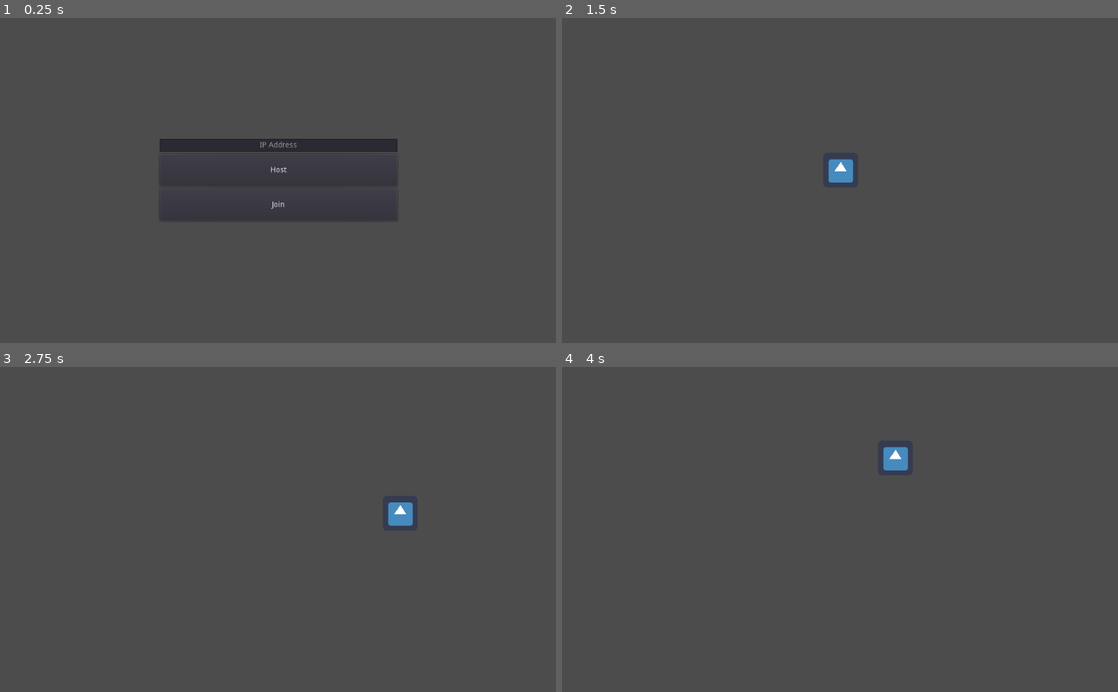
Above: before the commit, frames 1-4 (two rows, left to right).
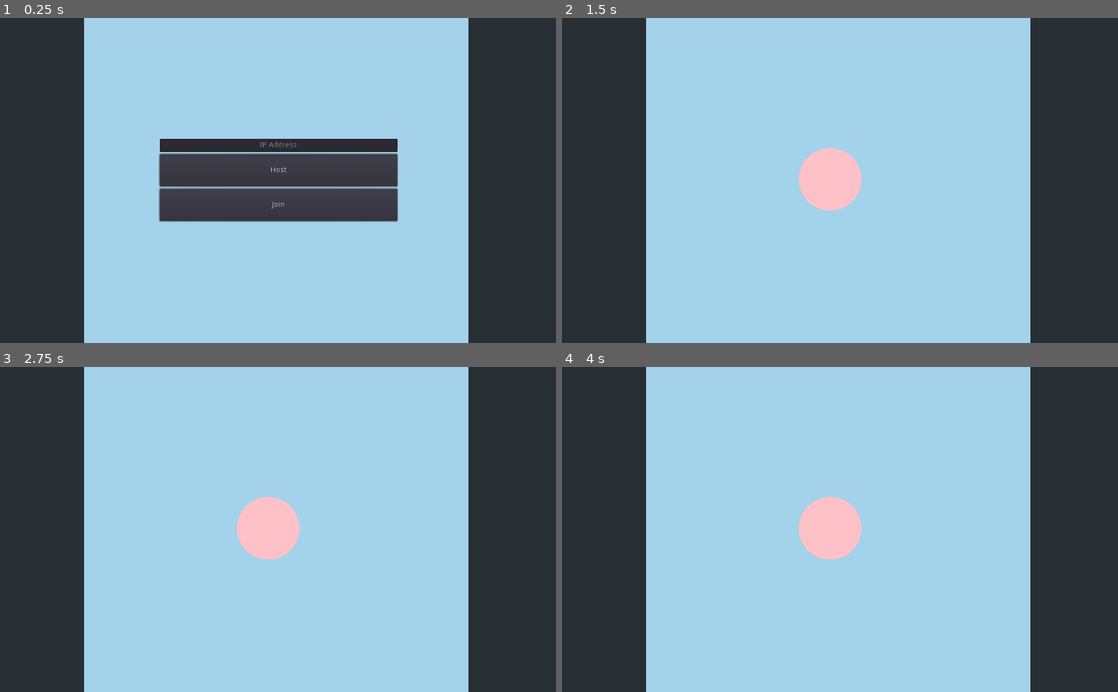
Above: after the commit, the same moments.

Repository: MikeTeok/LouSangOnline
Game: Godot game, scene res://scenes/Game.tscn
Same seed, same stepped clock (60 frames per second), same inputs: the game is played once before the commit and once after it. The engine's default icon, where the game draws it, is replaced by a stand-in: a white triangle on a blue panel in a dark square.
Inputs (mouse positions are in pixels of both pictures, inside the frame that each line leads up to):
- Up to frame 1 (0.25 s): no input
- Up to frame 2 (1.5 s): click (840, 144) at 0.52 s; type "12" at 0.6 s; click "Host" at 1.25 s
- Up to frame 3 (2.75 s): tap Enter at 2 s; move the mouse to (400, 513) at 2.02 s
- Up to frame 4 (4 s): tap Space at 2.75 s; move the mouse to (728, 545) at 2.77 s; tap Enter at 3.5 s; move the mouse to (895, 458) at 3.52 s

The runs differ from the first frame. In frame 1, 90% of the frame differs, in the area x 0-100%, y 0-100%; in frame 2, 100%; in frame 3, 100%; in frame 4, 100%.

Commit message:
started 3d
started 3d

Diff:
--- a/scenes/Game.tscn
+++ b/scenes/Game.tscn
@@ -1,9 +1,15 @@
-[gd_scene load_steps=3 format=2]
+[gd_scene load_steps=5 format=2]
 
 [ext_resource path="res://scripts/NetworkSetup.gd" type="Script" id=1]
 [ext_resource path="res://scripts/Game.gd" type="Script" id=2]
 
-[node name="Game" type="Node2D"]
+[sub_resource type="BoxShape" id=1]
+extents = Vector3( 25, 1, 25 )
+
+[sub_resource type="PlaneMesh" id=2]
+size = Vector2( 50, 50 )
+
+[node name="Game" type="Spatial"]
 script = ExtResource( 2 )
 
 [node name="NetworkSetup" type="Control" parent="."]
@@ -33,6 +39,8 @@
 margin_bottom = 24.0
 align = 1
 placeholder_text = "IP Address"
+caret_blink = true
+caret_blink_speed = 0.5
 
 [node name="Host_button" type="Button" parent="NetworkSetup/VBoxContainer"]
 margin_top = 28.0
@@ -48,6 +56,22 @@
 rect_min_size = Vector2( 0, 60 )
 text = "Join"
 
+[node name="Floor" type="StaticBody" parent="."]
+
+[node name="CollisionShape" type="CollisionShape" parent="Floor"]
+transform = Transform( 1, 0, 0, 0, 1, 0, 0, 0, 1, 0, -1, 0 )
+shape = SubResource( 1 )
+
+[node name="CSGMesh" type="CSGMesh" parent="Floor"]
+mesh = SubResource( 2 )
+
+[node name="DirectionalLight" type="DirectionalLight" parent="."]
+transform = Transform( 1, 0, 0, 0, -4.37114e-08, 1, 0, -1, -4.37114e-08, 0, 31.604, 0 )
+visible = false
+
+[node name="Camera" type="Camera" parent="."]
+transform = Transform( 1, 0, 0, 0, -4.37114e-08, 1, 0, -1, -4.37114e-08, 0.219823, 30.1805, 0 )
+
 [connection signal="text_changed" from="NetworkSetup/VBoxContainer/ip_address" to="NetworkSetup" method="_on_ip_address_text_changed"]
 [connection signal="pressed" from="NetworkSetup/VBoxContainer/Host_button" to="NetworkSetup" method="_on_Host_button_pressed"]
 [connection signal="pressed" from="NetworkSetup/VBoxContainer/Join_button" to="NetworkSetup" method="_on_Join_button_pressed"]
--- a/scenes/player.tscn
+++ b/scenes/player.tscn
@@ -1,19 +1,71 @@
-[gd_scene load_steps=4 format=2]
+[gd_scene load_steps=7 format=2]
 
-[ext_resource path="res://icon.png" type="Texture" id=1]
 [ext_resource path="res://scripts/player.gd" type="Script" id=2]
 
-[sub_resource type="RectangleShape2D" id=1]
-extents = Vector2( 32, 32 )
+[sub_resource type="VisualShaderNodeColorConstant" id=1]
+output_port_for_preview = 0
+constant = Color( 1, 0.394531, 0.394531, 1 )
 
-[node name="Player" type="KinematicBody2D"]
+[sub_resource type="VisualShader" id=2]
+code = "shader_type spatial;
+render_mode specular_schlick_ggx;
+
+
+
+
+void vertex() {
+// Output:0
+
+}
+
+void fragment() {
+// Color:2
+	vec3 n_out2p0 = vec3(1.000000, 0.394531, 0.394531);
+	float n_out2p1 = 1.000000;
+
+// Output:0
+	ALBEDO = n_out2p0;
+	EMISSION = n_out2p0;
+	NORMAL = n_out2p0;
+	NORMALMAP = n_out2p0;
+	ANISOTROPY_FLOW = n_out2p0.xy;
+	TRANSMISSION = n_out2p0;
+
+}
+
+void light() {
+// Output:0
+
+}
+"
+graph_offset = Vector2( 0, 132.283 )
+nodes/fragment/0/position = Vector2( 820, -20 )
+nodes/fragment/2/node = SubResource( 1 )
+nodes/fragment/2/position = Vector2( 460, 160 )
+nodes/fragment/connections = PoolIntArray( 2, 0, 0, 7, 2, 0, 0, 8, 2, 0, 0, 0, 2, 0, 0, 5, 2, 0, 0, 15, 2, 0, 0, 17 )
+
+[sub_resource type="ShaderMaterial" id=3]
+shader = SubResource( 2 )
+
+[sub_resource type="CylinderMesh" id=4]
+material = SubResource( 3 )
+top_radius = 0.7
+bottom_radius = 0.5
+height = 20.0
+
+[sub_resource type="CylinderShape" id=5]
+radius = 0.5
+height = 20.0
+
+[node name="Player" type="KinematicBody"]
+transform = Transform( 1, 0, 0, 0, 0.999996, 0.00272274, 0, -0.00272274, 0.999996, 0, 0, 0 )
 script = ExtResource( 2 )
 
-[node name="Sprite" type="Sprite" parent="."]
-texture = ExtResource( 1 )
+[node name="CSGMesh" type="CSGMesh" parent="."]
+mesh = SubResource( 4 )
 
-[node name="CollisionShape2D" type="CollisionShape2D" parent="."]
-shape = SubResource( 1 )
+[node name="CollisionShape" type="CollisionShape" parent="."]
+shape = SubResource( 5 )
 
 [node name="NetworkTickRate" type="Timer" parent="."]
 wait_time = 0.03
--- a/scripts/Game.gd
+++ b/scripts/Game.gd
@@ -1,4 +1,4 @@
-extends Node2D
+extends Spatial
 
 var player = preload("res://scenes/player.tscn")
 
@@ -18,6 +18,7 @@
 		player_instance.name = str(id)
 
 		add_child(player_instance)
+		player_instance.global_transform.origin = Vector3(0, 15, 0)
 
 func _player_connected(id):
 	print("Player " + str(id) + " has connected")
--- a/scripts/player.gd
+++ b/scripts/player.gd
@@ -1,4 +1,4 @@
-extends KinematicBody2D
+extends KinematicBody
 
 
 var puppet_position = Vector2.ZERO
@@ -7,19 +7,18 @@
 
 func _physics_process(delta):
 	if is_network_master():
-		global_position = get_global_mouse_position()
-	else:
 		pass
 
 puppet func update_state(p_position):
 	puppet_position = p_position
 
 	if not get_tree().is_network_server():
-		tween.interpolate_property(self, "global_position", global_position, p_position, 0.1)
+		tween.interpolate_property(self, "global_transform", global_transform, Transform(global_transform.basis, p_position), 0.1)
 		tween.start()
 
 func _on_NetworkTickRate_timeout():
 	if is_network_master():
-		rpc_unreliable("update_state", global_position)
+		pass
+		#rpc_unreliable("update_state", global_position)
 	else:
 		timer.stop()
